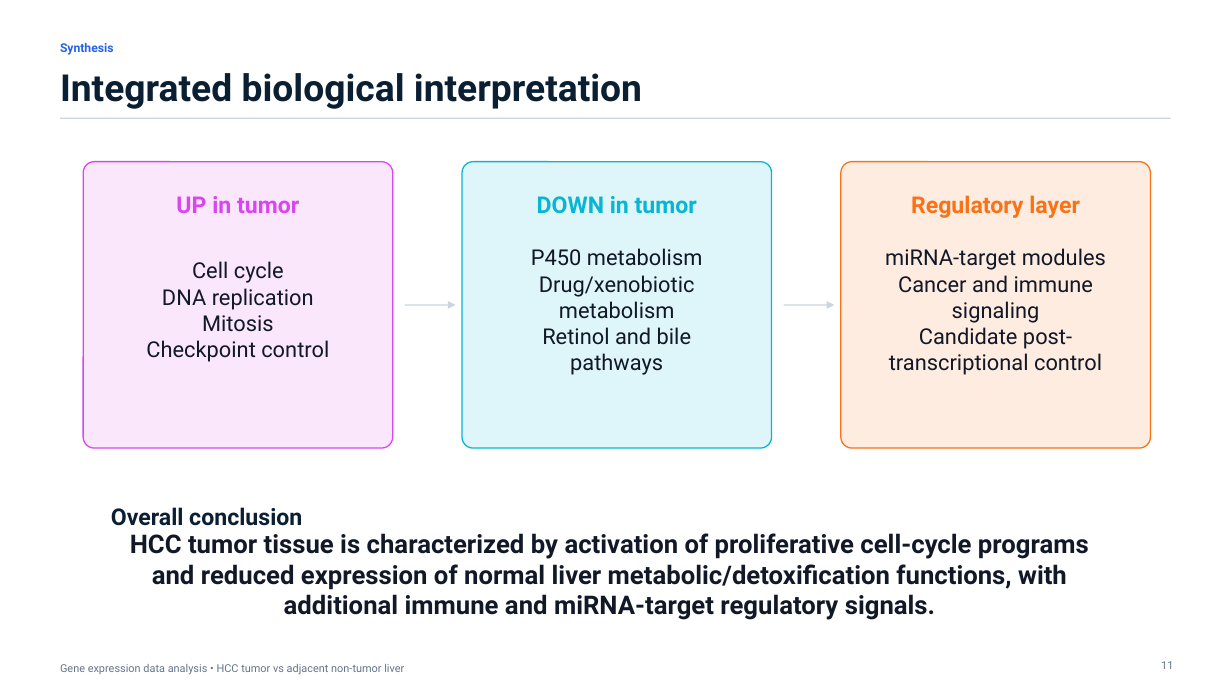
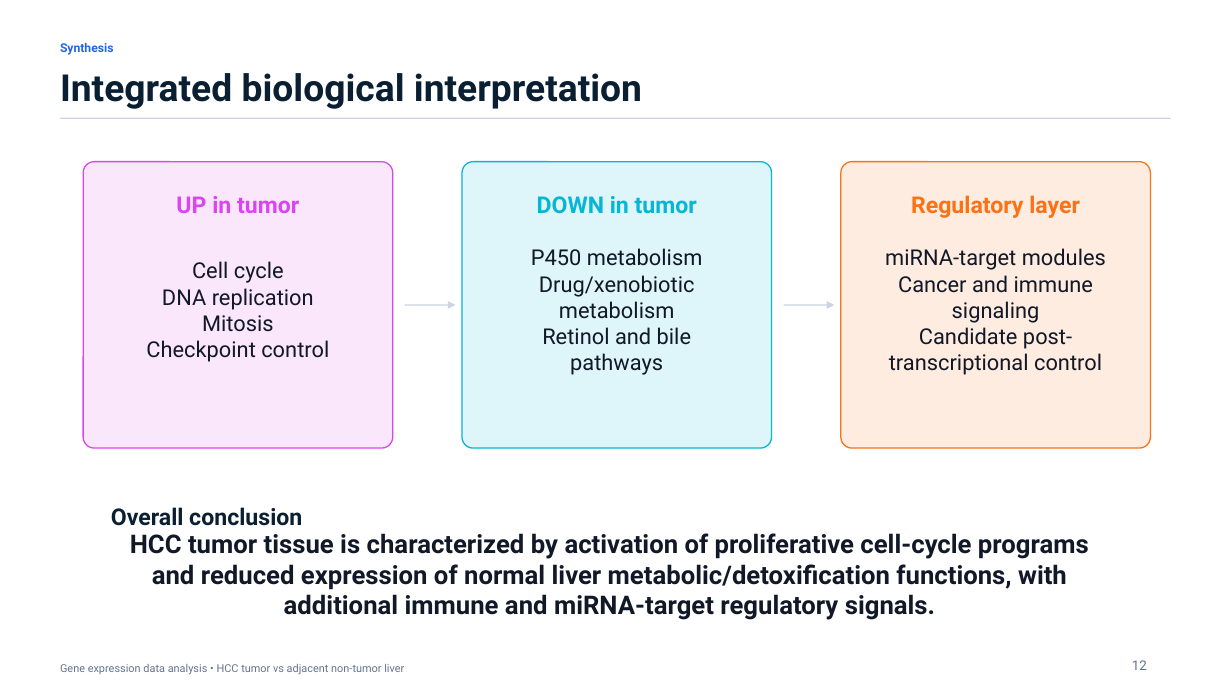
Before and after one commit to Saint-Jimmy-13/HCC_DEG_Analysis, a slide deck: slide 12 of report/HCC_gene_expression_presentation.pptx (slide 11 before the commit). Drawn at 1232x693 pixels with LibreOffice and Linux fonts; fonts in the diff are those of the drawing. Boxes give left, top, right and bottom in pixels: in the first picture for what was removed or moved away, otherwise in the second. Text is boxed around its words. In the diff, an @@ line names an element or a change of style, - is before the commit and + after.

Commit message:
presentation updated

```diff
--- a/report/HCC_gene_expression_presentation.pptx
+++ b/report/HCC_gene_expression_presentation.pptx
@@ text at (1132, 660, 1147, 670): text changed; size 8.5 to 10.5 pt @@
-11
+12
```
Also in this commit, not shown: 1 other slide changed, 1 slide added, 1 other file.
